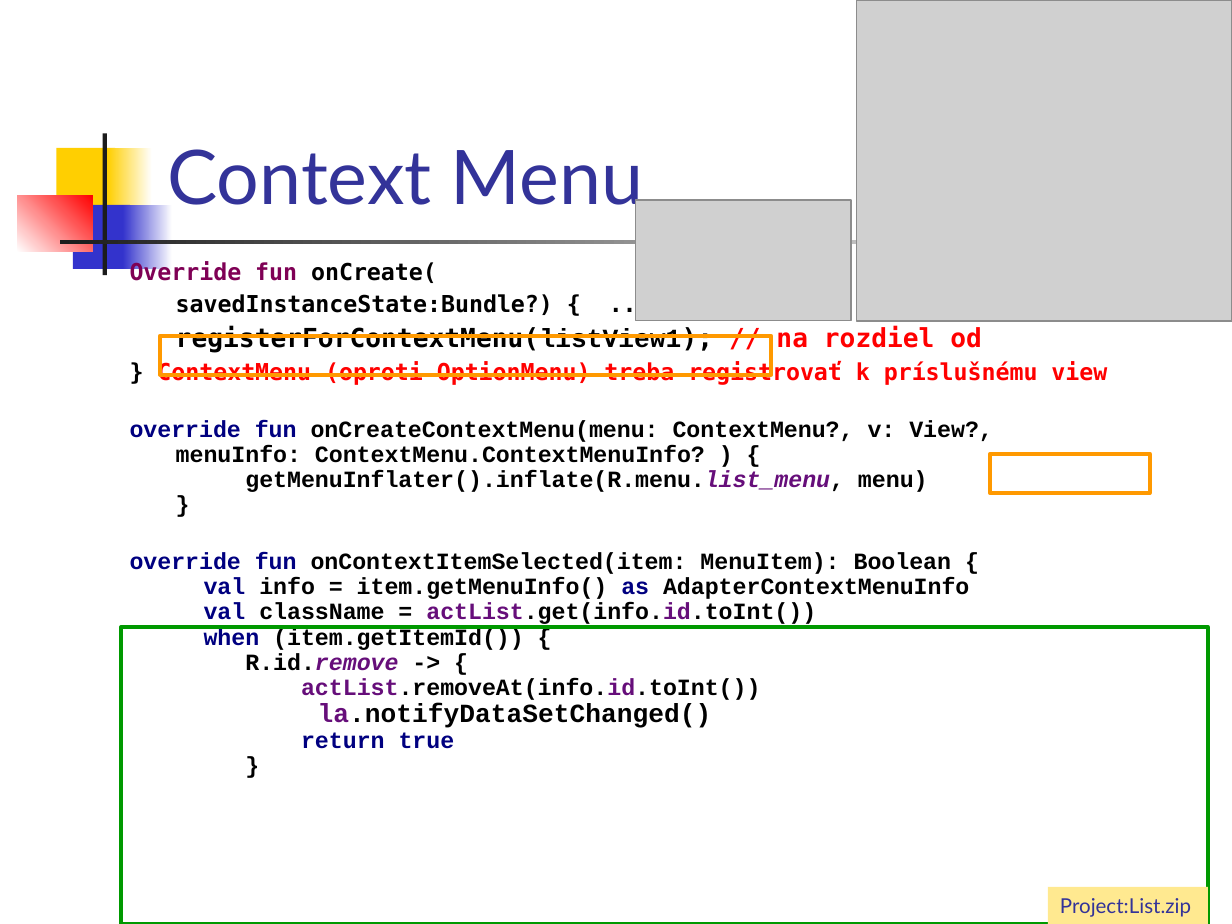
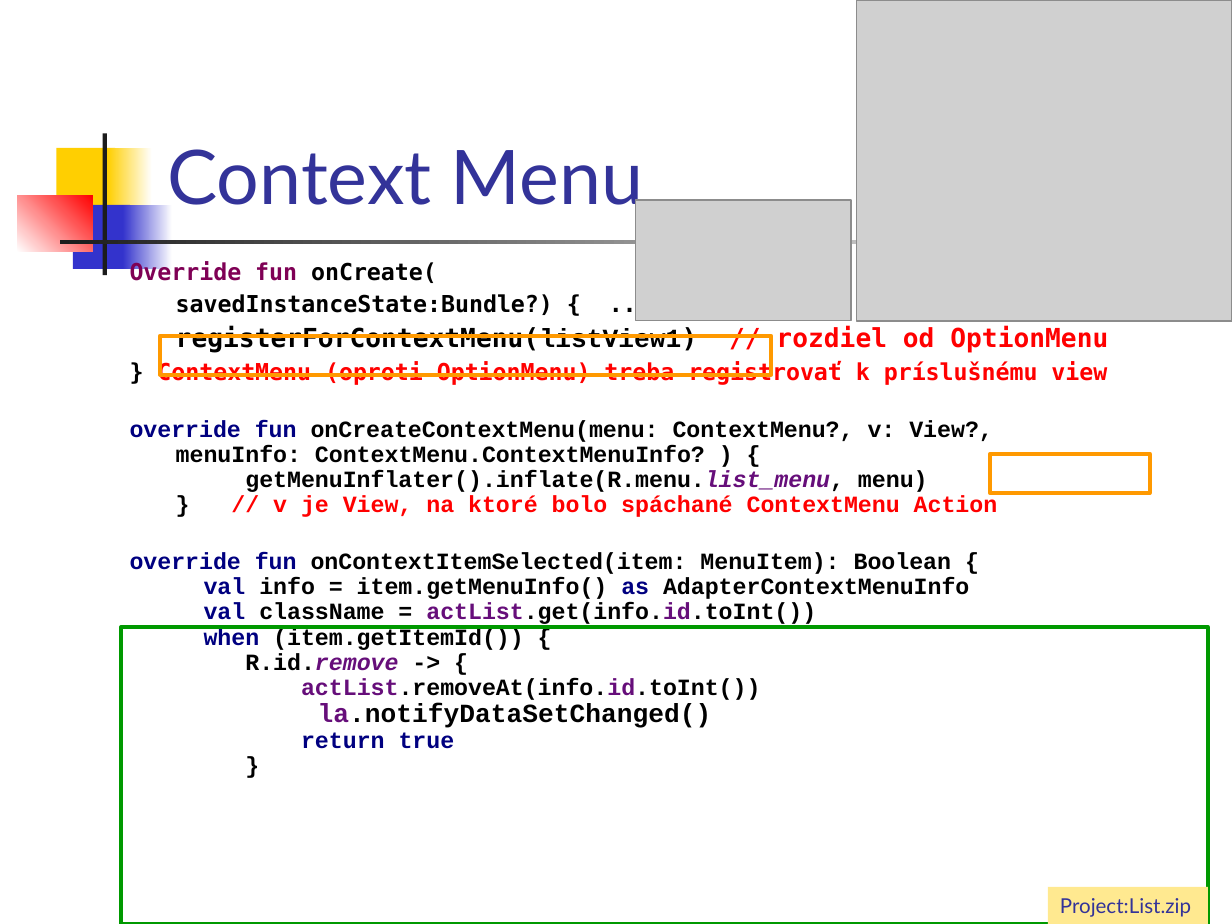
Before and after one commit to vmandro/Prednasky, a slide deck: slide 27 of 06/06_Android.ppt (slide 26 before the commit). Drawn at 1232x924 pixels with LibreOffice and Linux fonts; fonts in the diff are those of the drawing; grey boxes stand for pictures. Boxes give left, top, right and bottom in pixels: in the first picture for what was removed or moved away, otherwise in the second. Text is boxed around its words. In the diff, an @@ line names an element or a change of style, - is before the commit and + after.

```diff
--- a/06/06_Android.ppt
+++ b/06/06_Android.ppt
@@ text at (176, 326, 1108, 352): text changed @@
-registerForContextMenu(listView1); // na rozdiel od
+registerForContextMenu(listView1) // rozdiel od OptionMenu
@@ text at (130, 420, 998, 517): text changed @@
-override fun onCreateContextMenu(menu: ContextMenu?, v: View?, menuInfo: ContextMenu.ContextMenuInfo? ) {
-getMenuInflater().inflate(R.menu.list_menu, menu)
-}
+override fun onCreateContextMenu(menu: ContextMenu?, v: View?, menuInfo: ContextMenu.ContextMenuInfo? ) {
+getMenuInflater().inflate(R.menu.list_menu, menu)
+} // v je View, na ktoré bolo spáchané ContextMenu Action
```
Also in this commit, not shown: 29 other slides changed, 1 slide added, 1 slide removed, 1 other file.
